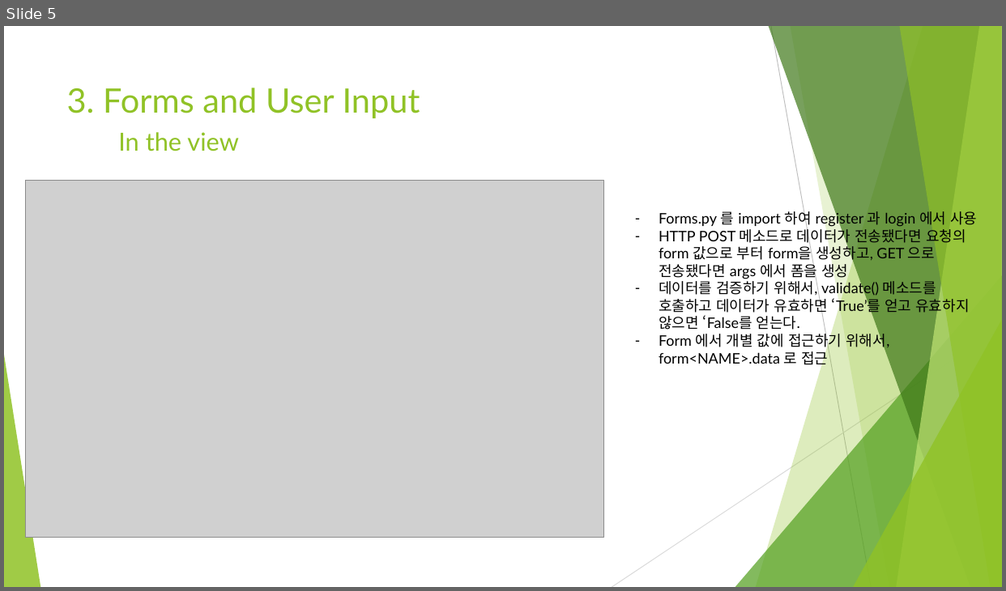
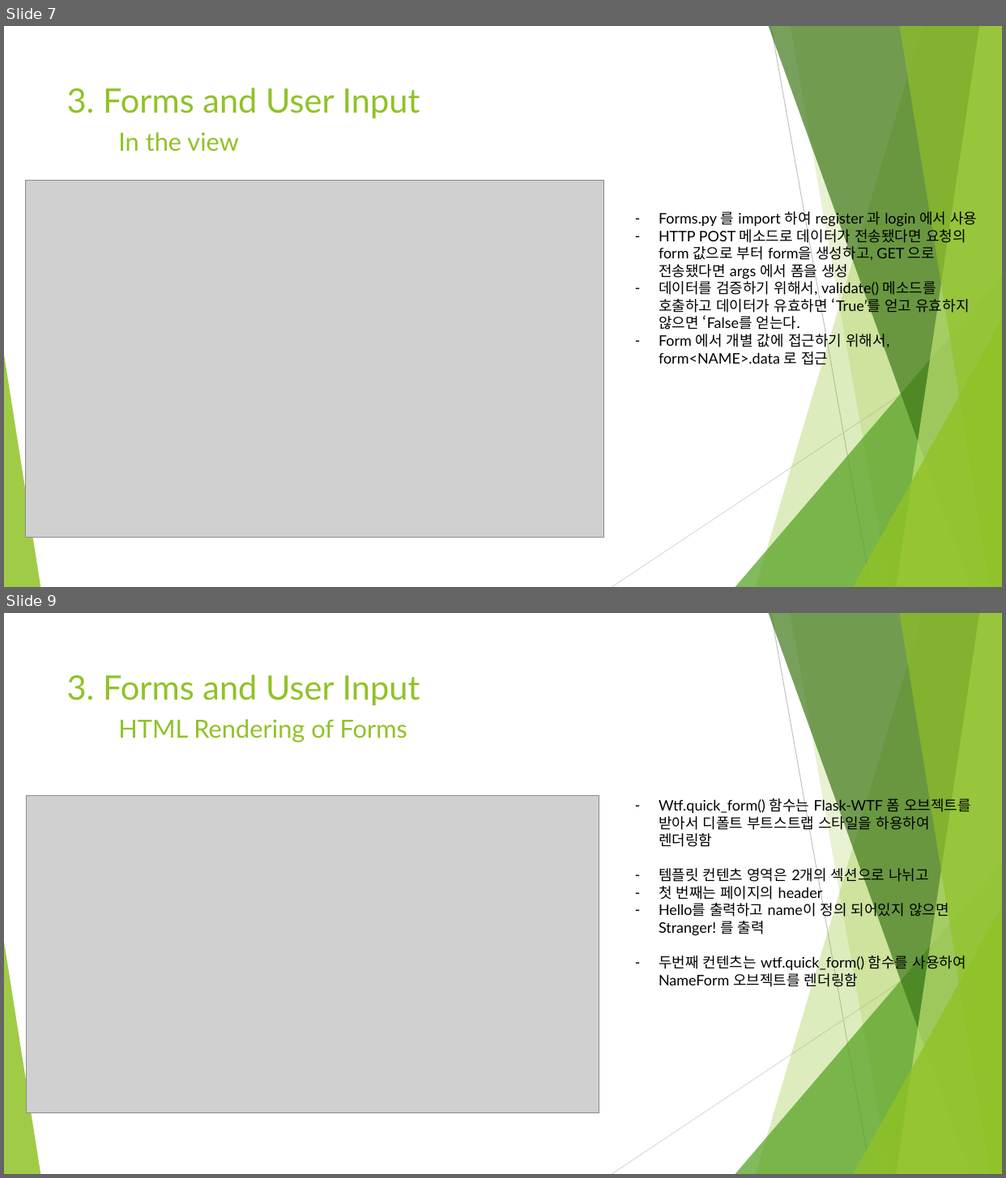
Before and after one commit to Heechul90/Flask, a slide deck: Study/03. Forms and User Input/Forms and User Input.pptx. Shown one above the other, each under a label of ours: slide 5 before the commit, slides 7 and 9 after it; the slides between them are not shown. The pictures are 1006x591 and 1006x1178 pixels, drawn with LibreOffice and Linux fonts; fonts in the diff are those of the drawing; grey boxes stand for pictures. Boxes give left, top, right and bottom in pixels: in the first picture for what was removed or moved away, otherwise in the second. Text is boxed around its words. In the diff, an @@ line names an element or a change of style, - is before the commit and + after.

Commit message:
flask about forms and input user

```diff
--- a/Study/03. Forms and User Input/Forms and User Input.pptx
+++ b/Study/03. Forms and User Input/Forms and User Input.pptx
@@ slide 9 added at box(4, 613, 1002, 1174), background #FFFFFF; not listed: 10 template elements that a slide beside it also shows @@
@@ title added at box(67, 675, 420, 705), 32.4 pt, text #90C226 @@
+3. Forms and User Input
@@ text added at box(118, 719, 407, 743), 24 pt, text #90C226 @@
+HTML Rendering of Forms
@@ picture added at box(27, 796, 599, 1114) @@
@@ text added at box(658, 796, 971, 990), 14 pt, text #000000 @@
+– Wtf.quick_form() 함수는 Flask-WTF 폼 오브젝트를 받아서 디폴트 부트스트랩 스타일을 하용하여 렌더링함
+– 템플릿 컨텐츠 영역은 2개의 섹션으로 나뉘고
+– 첫 번째는 페이지의 header
+– Hello를 출력하고 name이 정의 되어있지 않으면 Stranger! 를 출력
+– 두번째 컨텐츠는 wtf.quick_form() 함수를 사용하여 NameForm 오브젝트를 렌더링함
@@ what was slide 5 is now slide 7 @@
```
Also in this commit, not shown: 5 other slides added, 1 other file.
